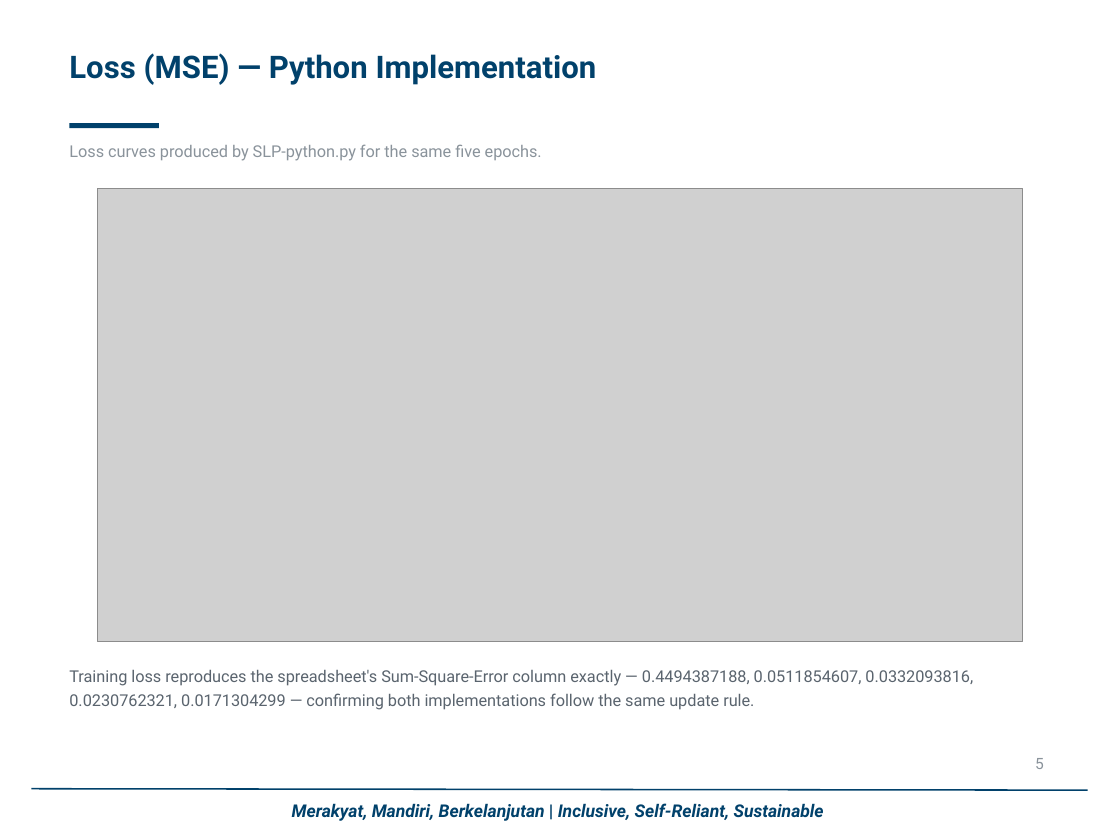
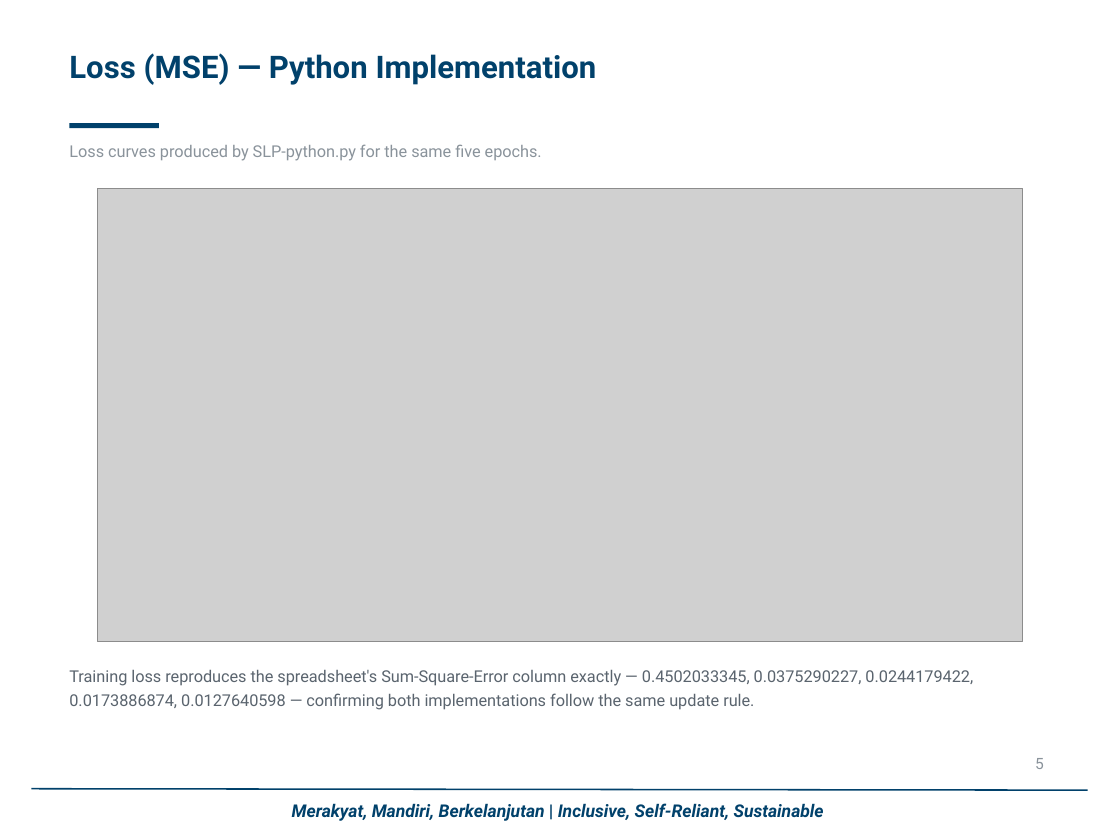
Before and after one commit to muhajav/SLP-Deep-Learning, a slide deck: slide 5 of Assignment 1 - SLP - Muhammad Javier.pptx. Drawn at 1120x840 pixels with LibreOffice and Linux fonts; fonts in the diff are those of the drawing; grey boxes stand for pictures; background and template pictures are left out. Boxes give left, top, right and bottom in pixels: in the first picture for what was removed or moved away, otherwise in the second. Text is boxed around its words. In the diff, an @@ line names an element or a change of style, - is before the commit and + after.

```diff
--- a/Assignment 1 - SLP - Muhammad Javier.pptx
+++ b/Assignment 1 - SLP - Muhammad Javier.pptx
@@ text at <box>69,670,973,710</box>: text changed @@
-Training loss reproduces the spreadsheet's Sum-Square-Error column exactly — 0.4494387188, 0.0511854607, 0.0332093816, 0.0230762321, 0.0171304299 — confirming both implementations follow the same update rule.
+Training loss reproduces the spreadsheet's Sum-Square-Error column exactly — 0.4502033345, 0.0375290227, 0.0244179422, 0.0173886874, 0.0127640598 — confirming both implementations follow the same update rule.
```
Also in this commit, not shown: 3 other slides changed, 6 other files.
